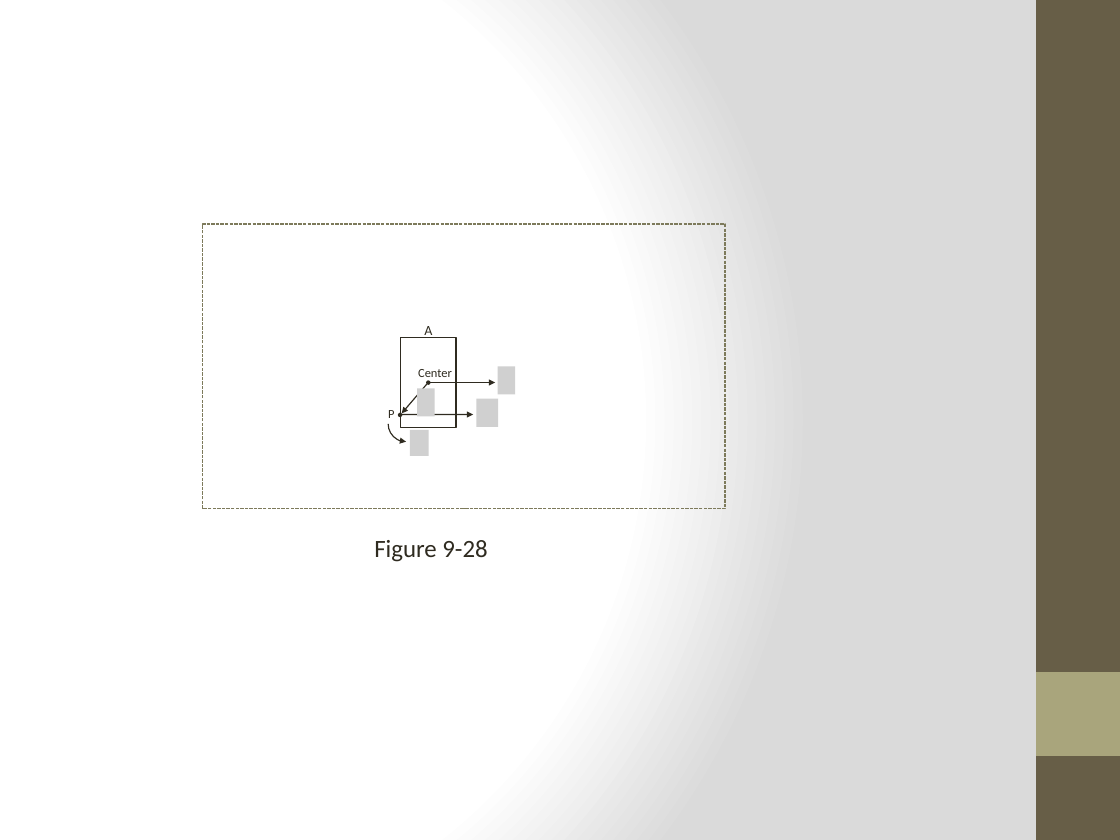
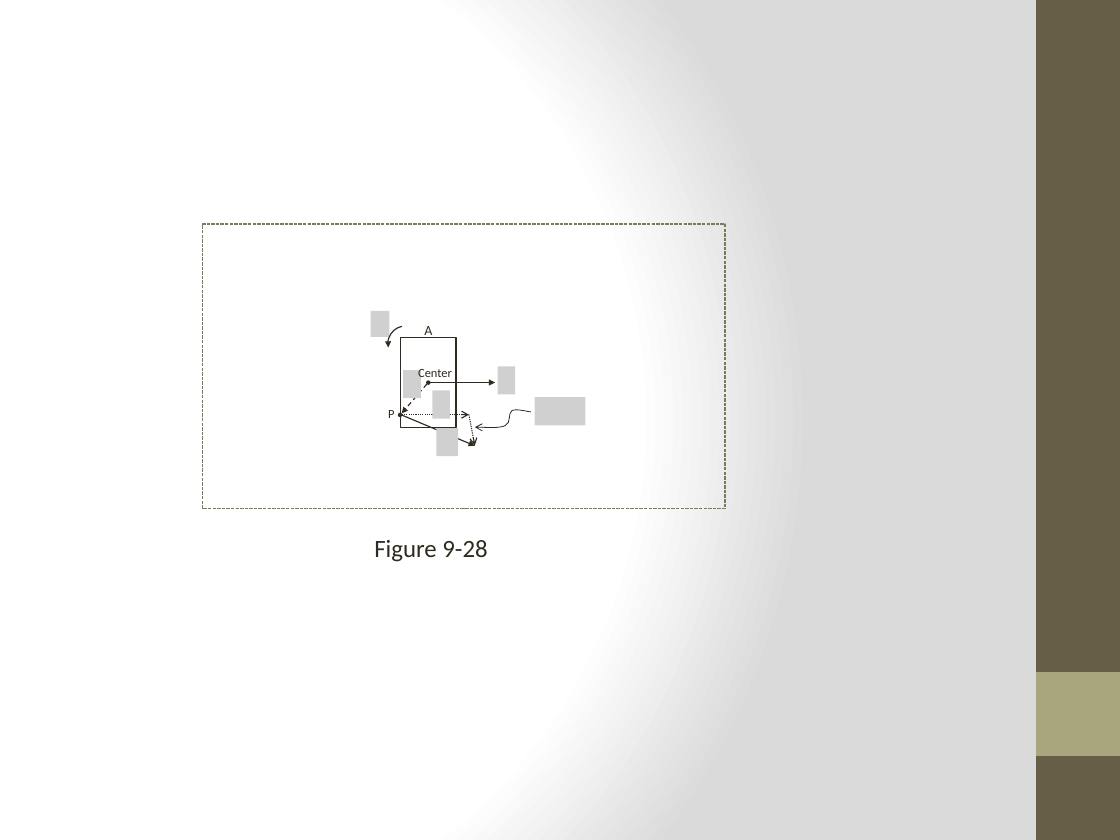
Before and after one commit to HTML5GameEngineGroup/GTCS-GameEngine2, a slide deck: slide 21 of Word/Diagrams/chapter9/chap 9.figures.pptx. Drawn at 1120x840 pixels with LibreOffice and Linux fonts; fonts in the diff are those of the drawing; grey boxes stand for pictures. Boxes give left, top, right and bottom in pixels: in the first picture for what was removed or moved away, otherwise in the second. Text is boxed around its words. In the diff, an @@ line names an element or a change of style, - is before the commit and + after.

```diff
--- a/Word/Diagrams/chapter9/chap 9.figures.pptx
+++ b/Word/Diagrams/chapter9/chap 9.figures.pptx
@@ picture added at [371,311,390,337] @@
@@ arc (boxed as its full ellipse) at [384,323,427,365]: rotation 180 to 258 degrees @@
@@ arrow (427, 384) - (402, 413): stroke #2F2B20 0.75 pt to #2F2B20 0.75 pt dashed @@
@@ picture added at [403,370,421,398] @@
@@ picture removed at [417,389,435,417] @@
@@ arrow moved from (400, 414) - (473, 414) to (400, 414) - (475, 446) @@
@@ arrow added from (402, 414) to (469, 414), #2F2B20 0.75 pt dashed @@
@@ picture added at [432,391,450,419] @@
@@ arrow added from (469, 414) to (475, 446), #2F2B20 0.75 pt dashed @@
@@ freeform shape added at [473,405,533,435], outline #2F2B20 0.5 pt @@
@@ picture removed at [476,399,497,427] @@
@@ picture added at [534,398,585,426] @@
@@ picture removed at [410,430,429,456] @@
@@ picture added at [437,428,458,456] @@
```
Also in this commit, not shown: 1 other slide changed, 4 other files.
